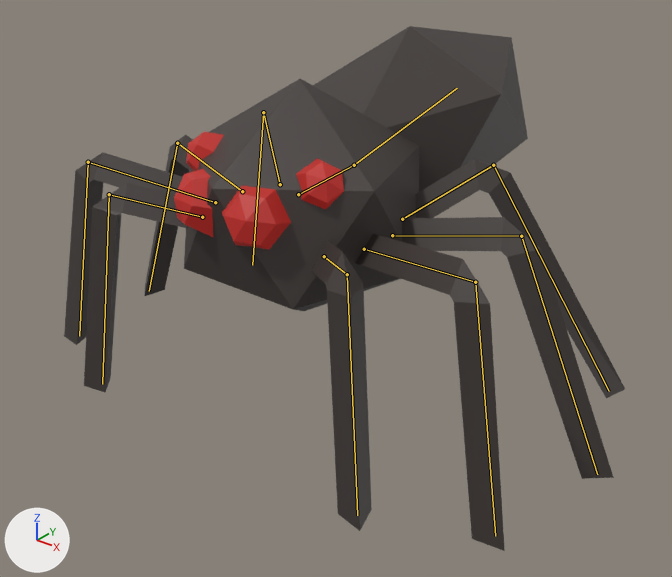
The Blender file gadot-project-game-off-2024/Assets/Characters/Spider/Spider.blend, before and after one commit.
Camera for both pictures: a 50 mm camera at (2.05, -2.37, 1.94) aimed at (0.01, 0.18, 0.36). Every picture has the same lights, and +X, +Y and +Z are marked at lower left. The bones that bend it are drawn over the model as lines.

The first picture shows 'Spider'.
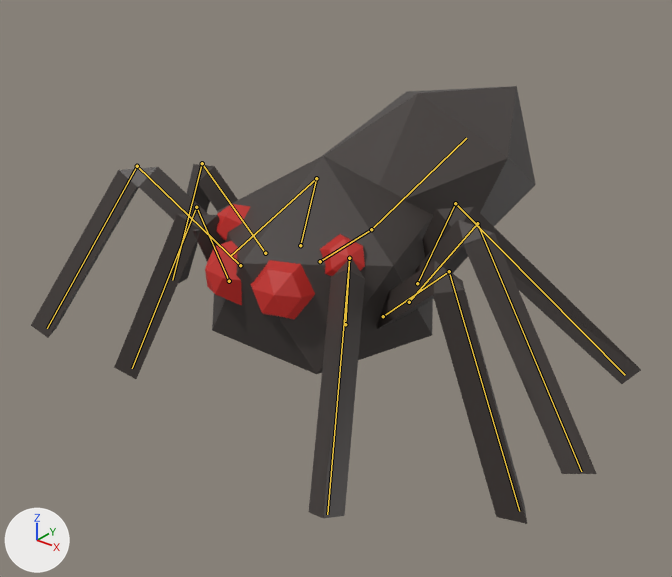
The newer file adds an action. The first version stands in its rest pose; the second is drawn at frame 12 of the action 'Walk'.

Where the change shows, as pixel boxes (x1, y1, x2, y2) in the pictures (672 x 577 px):
'Spider', posed (9% wider, 17% shorter): before (64, 26, 625, 551); after (31, 86, 641, 524)
bone 'Head', root to tip: before (298, 194) to (354, 165); after (320, 261) to (371, 229)
bone 'Thorax', root to tip: before (354, 165) to (457, 88); after (371, 229) to (466, 138)

What the commit changed:
Bone 'Head' (bone_head) moves from (0.0, 0.0, 0.0) to (0.0, 0.092, -0.307).
Bone 'Thorax' (bone_thorax) turns from (0, 0, 0) to (5, 0, 0) degrees about its own x, y and z.
Bone 'FrontLegIKTarget.L' (bone_frontlegiktarget_l) moves from (0.0, 0.0, 0.0) to (0.068, 0.092, 0.139).
Bone 'FrontMidLegIKTarget.L' (bone_frontmidlegiktarget_l) moves from (0.0, 0.0, 0.0) to (-0.102, -0.042, -0.102).
Bone 'RearMidLegIKTarget.L' (bone_rearmidlegiktarget_l) moves from (0.0, 0.0, 0.0) to (-0.042, -0.025, 0.174).
Bone 'RearLegIKTarget.L' (bone_rearlegiktarget_l) moves from (0.0, 0.0, 0.0) to (0.015, 0.09, -0.119).
Bone 'FrontLegIKTarget.R' (bone_frontlegiktarget_r) moves from (0.0, 0.0, 0.0) to (0.018, -0.092, -0.117).
Bone 'FrontMidLegIKTarget.R' (bone_frontmidlegiktarget_r) moves from (0.0, 0.0, 0.0) to (0.129, 0.042, 0.118).
Bone 'RearMidLegIKTarget.R' (bone_rearmidlegiktarget_r) moves from (0.0, 0.0, 0.0) to (-0.096, 0.025, -0.112).
Bone 'RearLegIKTarget.R' (bone_rearlegiktarget_r) moves from (0.0, 0.0, 0.0) to (0.141, -0.09, -0.068).
